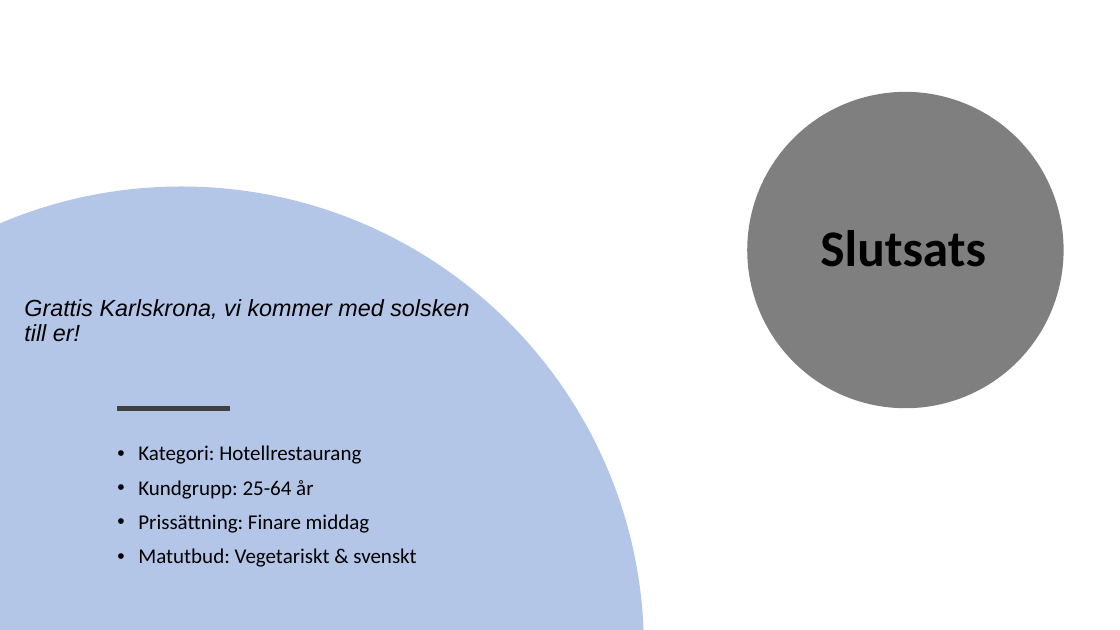
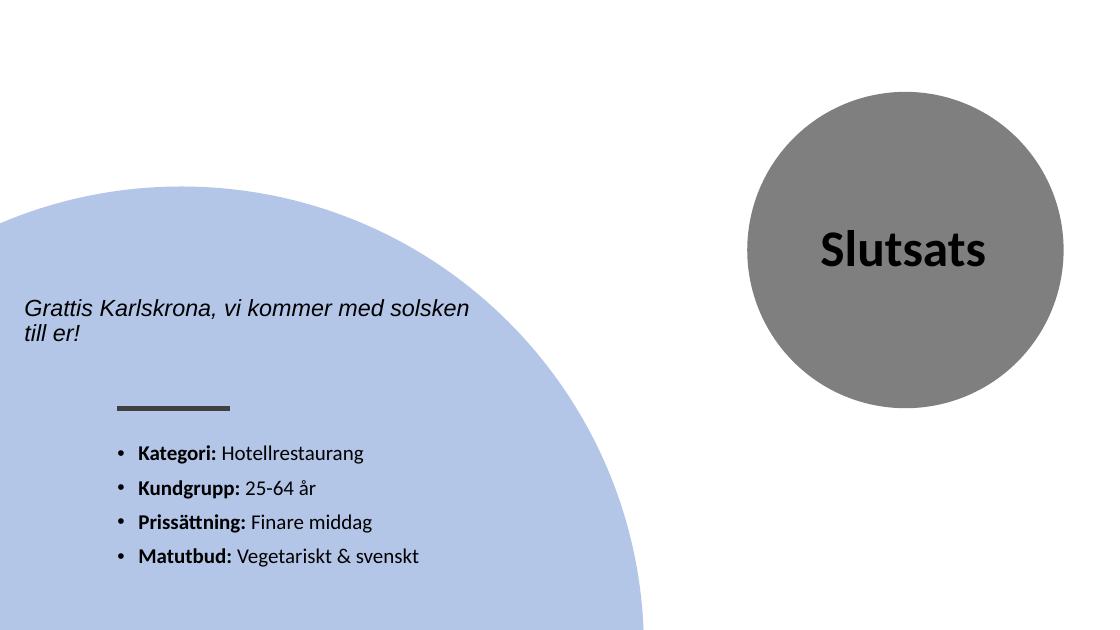
Before and after one commit to sobo1801/UnicornCo, a slide deck: slide 9 of Unicorn Co.pptx. Drawn at 1120x630 pixels with LibreOffice and Linux fonts; fonts in the diff are those of the drawing. Boxes give left, top, right and bottom in pixels: in the first picture for what was removed or moved away, otherwise in the second. Text is boxed around its words. In the diff, an @@ line names an element or a change of style, - is before the commit and + after.

```diff
--- a/Unicorn Co.pptx
+++ b/Unicorn Co.pptx
@@ text "Kategori: Hotellrestaurang" at (138, 445, 419, 567): bold on in "Kategori:", "Kundgrupp:", "Prissättning:", "Matutbud:" @@
```
Also in this commit, not shown: 2 other slides changed.
